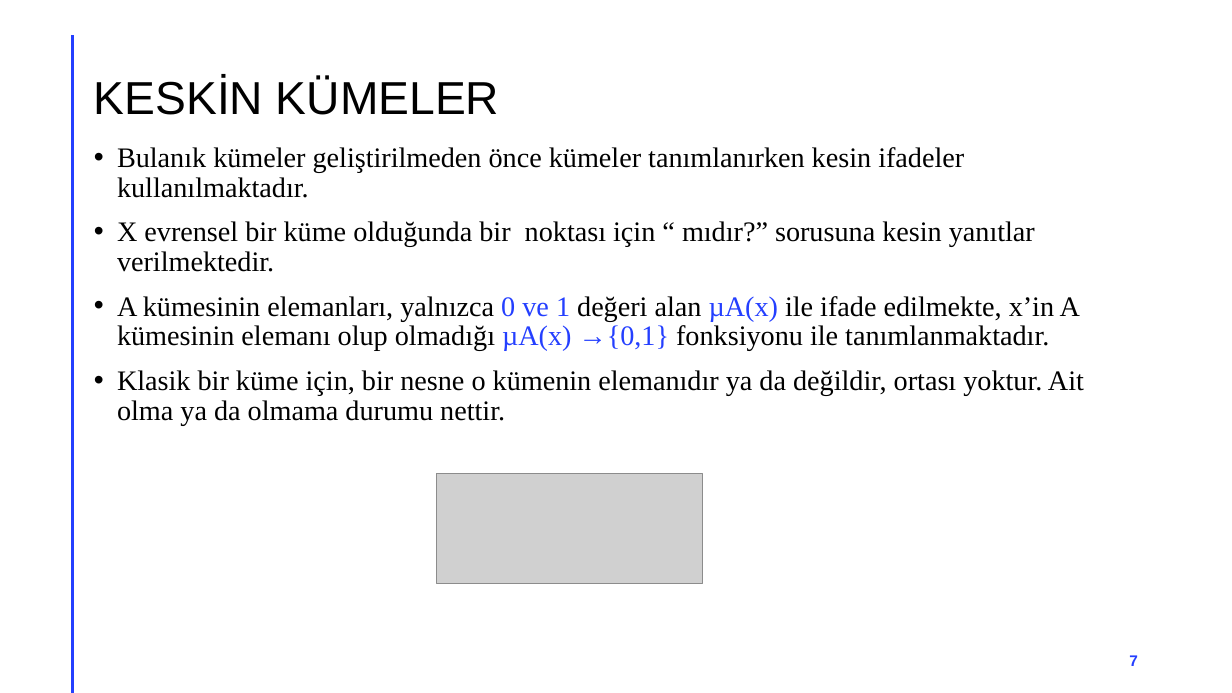
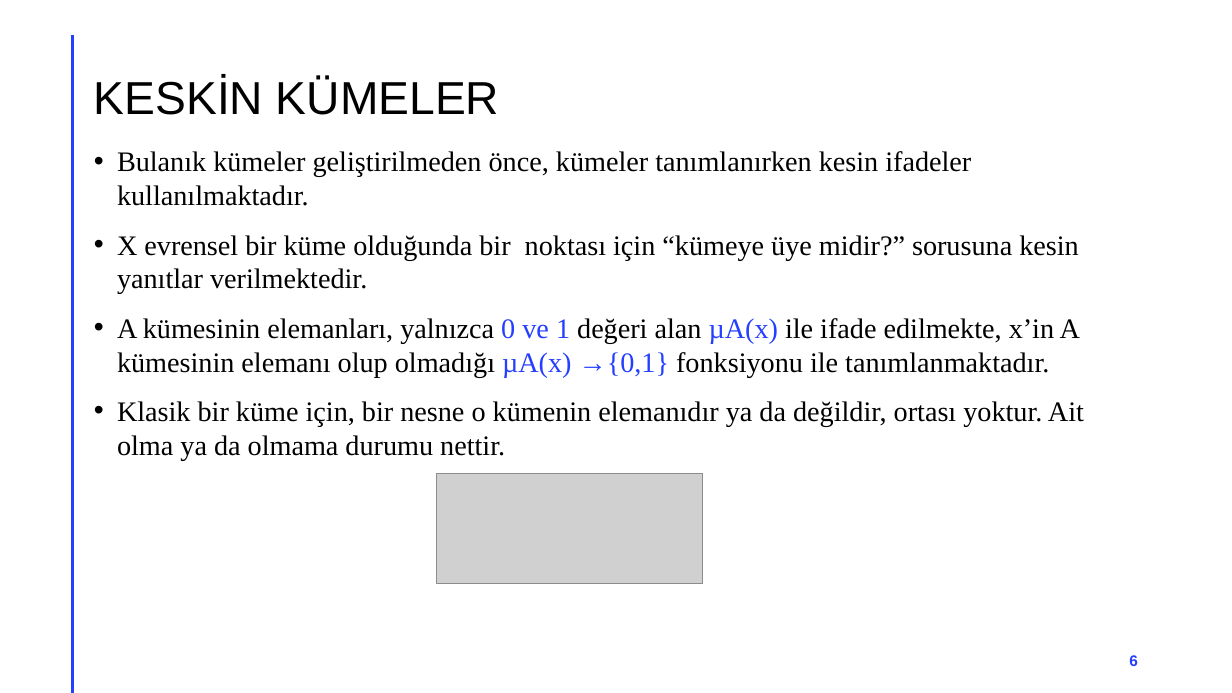
Before and after one commit to akaraci/Ileri-Bulanik-Mantik, a slide deck: slide 6 of Hafta-2.pptx (slide 7 before the commit). Drawn at 1232x693 pixels with LibreOffice and Linux fonts; fonts in the diff are those of the drawing; grey boxes stand for pictures. Boxes give left, top, right and bottom in pixels: in the first picture for what was removed or moved away, otherwise in the second. Text is boxed around its words. In the diff, an @@ line names an element or a change of style, - is before the commit and + after.

```diff
--- a/Hafta-2.pptx
+++ b/Hafta-2.pptx
@@ text at (x1=117, y1=151, x2=1079, y2=294): text changed @@
-• Bulanık kümeler geliştirilmeden önce kümeler tanımlanırken kesin ifadeler kullanılmaktadır.
-• X evrensel bir küme olduğunda bir noktası için “ mıdır?” sorusuna kesin yanıtlar verilmektedir.
+• Bulanık kümeler geliştirilmeden önce, kümeler tanımlanırken kesin ifadeler kullanılmaktadır.
+• X evrensel bir küme olduğunda bir noktası için “kümeye üye midir?” sorusuna kesin yanıtlar verilmektedir.
@@ text at (x1=117, y1=318, x2=1084, y2=460): line spacing 23pt to 1 @@
@@ page number at (x1=1129, y1=655, x2=1138, y2=666): text changed @@
-7
+6
```
Also in this commit, not shown: 24 other slides changed, 1 slide removed, 2 other files.
